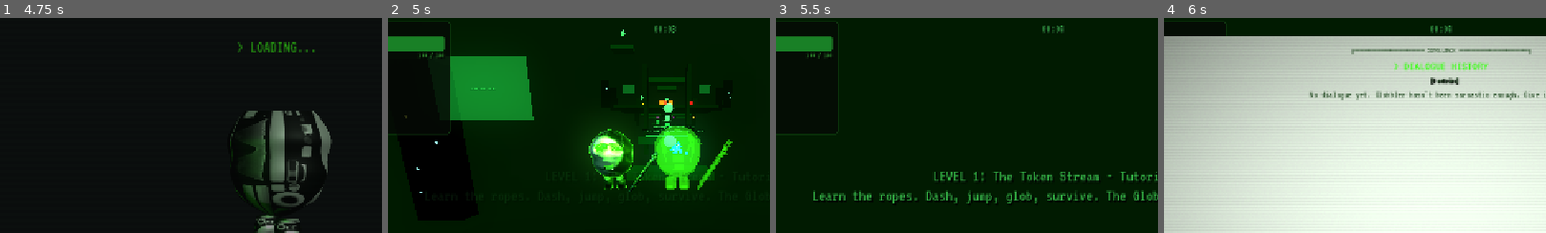
Above: before the commit, frames 1-4 (left to right).
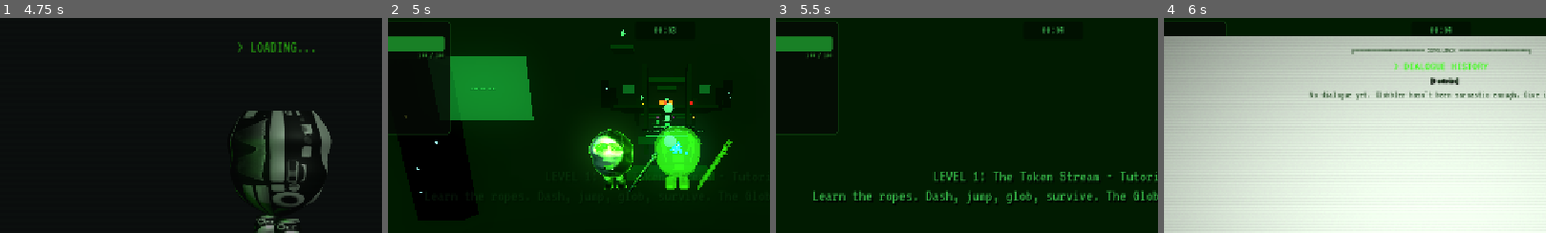
Above: after the commit, the same moments.

Repository: hwashburn1011/globblers-journey
Game: Godot game, scene res://scenes/main/splash.tscn
Two runs of this game, one before a commit and one after it. Both use one fixed random seed, a clock stepped at 60 frames per second and the inputs below.
Inputs (mouse positions are % of the whole screen's width and height, from its top left):
- Up to frame 1 (4.75 s): tap Enter (menu_confirm) at 0.5 s; move the mouse to (72, 45) at 0.52 s; hold Right (hack_right) 0.53-1.25 s; hold V (agent_cycle) 0.53-1.25 s; click (72, 45) at 0.67 s; click "[ NEW GAME ]" at 1.25 s; drag from (30, 55) to (45, 70) at 2.02 s; move the mouse to (60, 28) at 2.77 s; hold Right (hack_right) 2.78-3.5 s; hold Mouse wheel up (camera_zoom_in) 2.78-3.5 s; click (60, 28) at 2.92 s; drag from (45, 70) to (20, 35) at 3.52 s; move the mouse to (80, 65) at 4.27 s; hold Left (hack_left) from 4.28 s (still down); hold Shift (dash) from 4.28 s (still down); click (80, 65) at 4.42 s
- Up to frame 2 (5 s): keep holding Left (hack_left); keep holding Shift (dash)
- Up to frame 3 (5.5 s): move the mouse to (42, 49) at 5.02 s; release Left (hack_left) at 5.03 s; release Shift (dash) at 5.03 s; hold Up (hack_up) from 5.03 s (still down); tap Space (dialogue_advance) at 5.1 s; click (42, 49) at 5.17 s
- Up to frame 4 (6 s): keep holding Up (hack_up); move the mouse to (51, 50) at 5.77 s; hold H (dialogue_history) from 5.78 s (still down); click (51, 50) at 5.92 s
The pictures show only the part of the screen within x 14-64%, y 1-51%; the shares and areas given below are measured in that part.

Frame 1 is identical in both runs. In frame 2, 0.1% of the frame differs, in the area x 69-76%, y 3-8%; in frame 3, less than 0.1%; in frame 4, less than 0.1%.

Commit message:
fix: Task 0.4 — HUD text contrast verified across all 5 chapters
Tested each chapter scene via Godot MCP. Paneled HUD elements are safe
everywhere. Floating text (timer, thought) needed strengthening for Ch5's
bright white-blue environment: added subtle dark backdrop panel behind
the always-visible timer, and increased thought label shadow outline
from 2 to 4. Zero new runtime errors across all chapters.

Co-Authored-By: Claude Opus 4.6 (1M context) <noreply@anthropic.com>

Diff:
--- a/scenes/ui/hud.gd
+++ b/scenes/ui/hud.gd
@@ -226,24 +226,41 @@
 	panel.add_child(lbl)
 
 func _build_top_center_timer() -> void:
-	# === TOP CENTER: Timer ===
+	# === TOP CENTER: Timer (with subtle backdrop for bright chapters like Ch5) ===
+	var timer_panel = PanelContainer.new()
+	timer_panel.name = "TimerPanel"
+	var timer_style = StyleBoxFlat.new()
+	timer_style.bg_color = Color(0.0, 0.02, 0.0, 0.45)
+	timer_style.corner_radius_top_left = 4
+	timer_style.corner_radius_top_right = 4
+	timer_style.corner_radius_bottom_left = 4
+	timer_style.corner_radius_bottom_right = 4
+	timer_style.content_margin_left = 10.0
+	timer_style.content_margin_right = 10.0
+	timer_style.content_margin_top = 2.0
+	timer_style.content_margin_bottom = 2.0
+	timer_panel.add_theme_stylebox_override("panel", timer_style)
+	timer_panel.anchor_left = 0.5
+	timer_panel.anchor_top = 0.0
+	timer_panel.anchor_right = 0.5
+	timer_panel.anchor_bottom = 0.0
+	timer_panel.offset_left = -50.0
+	timer_panel.offset_top = 12.0
+	timer_panel.offset_right = 50.0
+	timer_panel.offset_bottom = 42.0
+	timer_panel.mouse_filter = Control.MOUSE_FILTER_IGNORE
+	add_child(timer_panel)
+
 	timer_label = Label.new()
 	timer_label.name = "TimerLabel"
 	timer_label.text = "00:00"
 	timer_label.add_theme_color_override("font_color", Color(0.3, 0.9, 0.4, 0.85))
 	timer_label.add_theme_font_size_override("font_size", 18)
-	apply_text_shadow(timer_label)
+	apply_text_shadow(timer_label, Vector2(1, 1), 3)
 	timer_label.horizontal_alignment = HORIZONTAL_ALIGNMENT_CENTER
-	timer_label.anchor_left = 0.5
-	timer_label.anchor_top = 0.0
-	timer_label.anchor_right = 0.5
-	timer_label.anchor_bottom = 0.0
-	timer_label.offset_left = -50.0
-	timer_label.offset_top = 15.0
-	timer_label.offset_right = 50.0
-	timer_label.offset_bottom = 40.0
+	timer_label.size_flags_horizontal = Control.SIZE_EXPAND_FILL
 	timer_label.mouse_filter = Control.MOUSE_FILTER_IGNORE
-	add_child(timer_label)
+	timer_panel.add_child(timer_label)
 
 func _build_bottom_center_abilities() -> void:
 	# === BOTTOM CENTER: Ability icons + cooldowns in terminal panel ===
@@ -405,7 +422,7 @@
 	thought_label.add_theme_color_override("font_color", Color(0.4, 1.0, 0.4))
 	thought_label.add_theme_font_size_override("font_size", 16)
 	thought_label.mouse_filter = Control.MOUSE_FILTER_IGNORE
-	apply_text_shadow(thought_label)
+	apply_text_shadow(thought_label, Vector2(1, 1), 4)
 	thought_container.add_child(thought_label)
 
 func _build_level_intro() -> void:
Not shown, changed: TASKS.md
